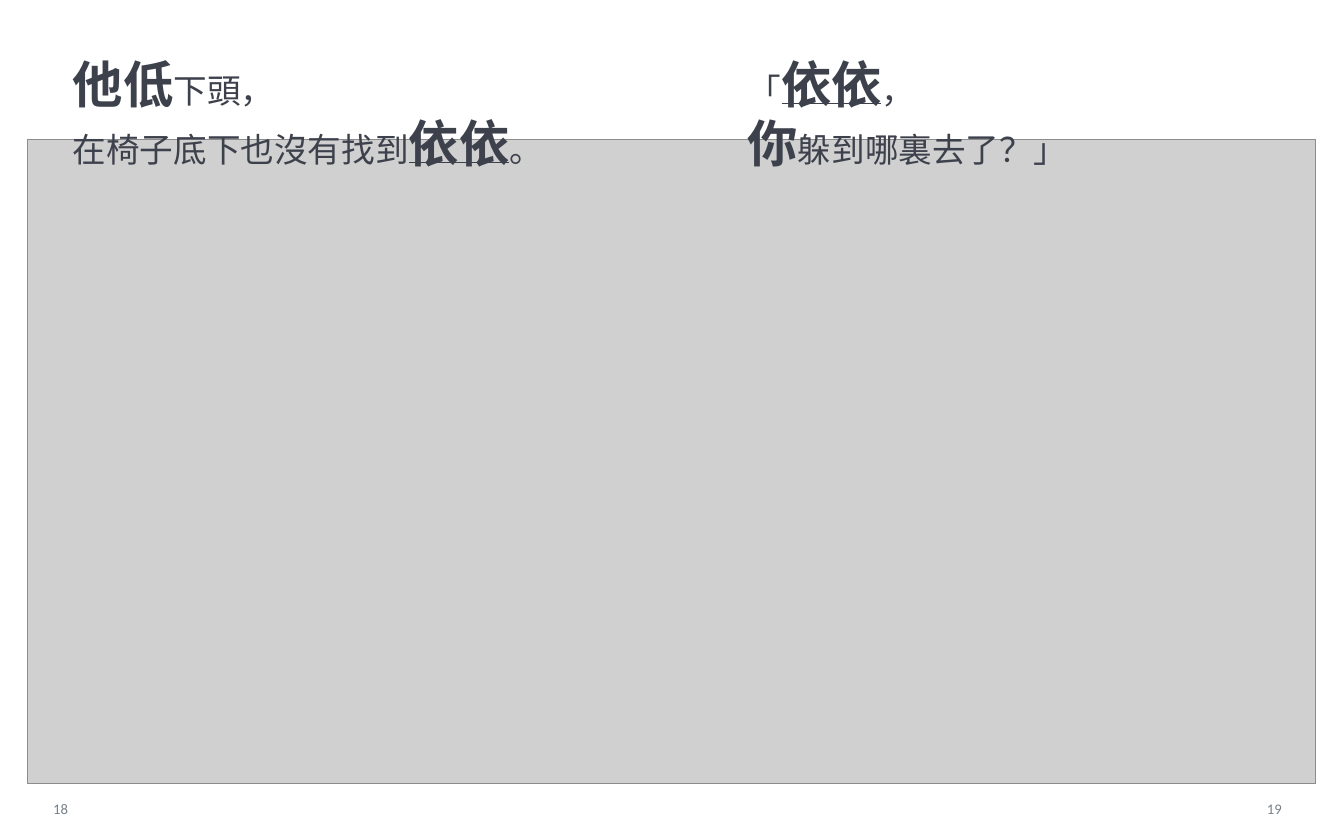
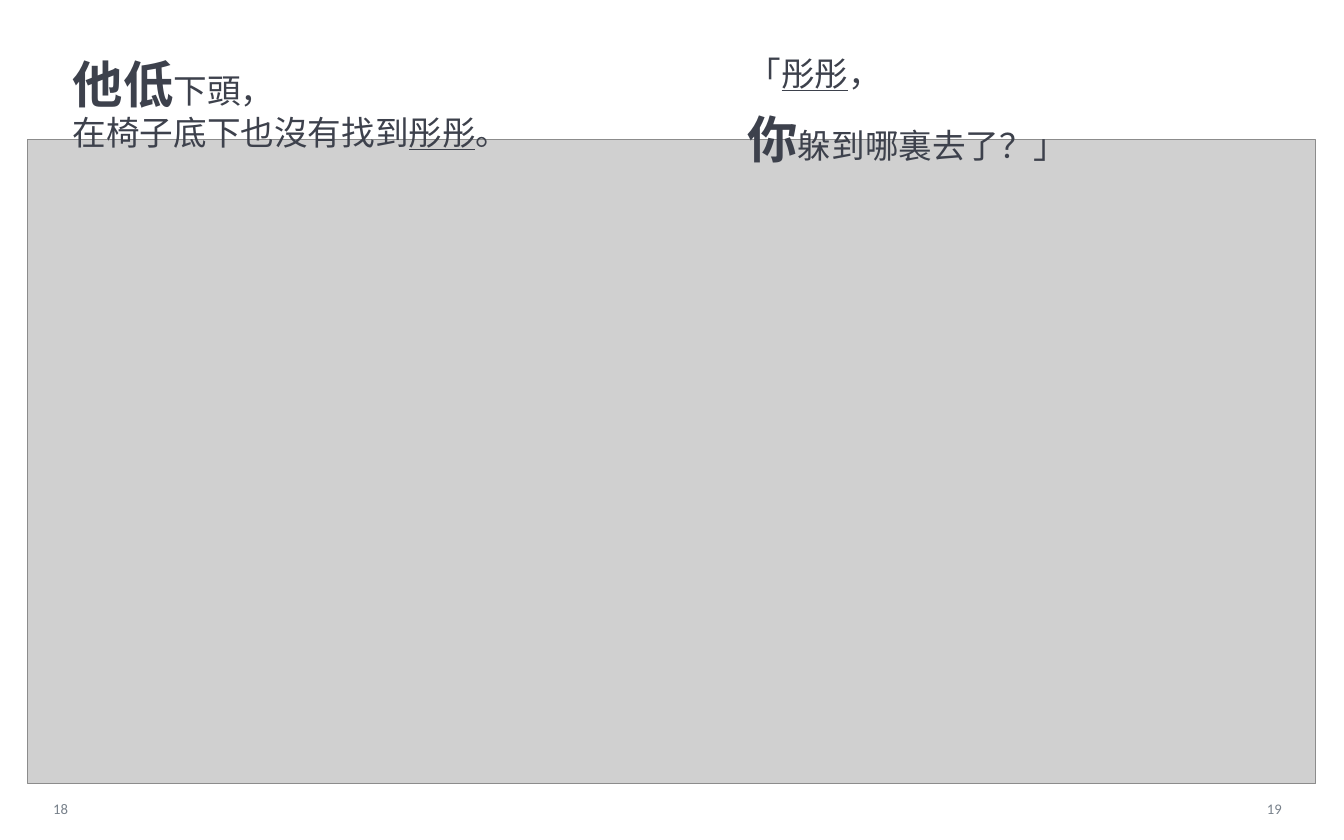
Before and after one commit to angusQAQ/audio-book, a slide deck: slide 11 of books/this-time-you-cant-find-me/exports/這次，你找不到我！_可編輯排版.pptx. Drawn at 1344x840 pixels with LibreOffice and Linux fonts; fonts in the diff are those of the drawing; grey boxes stand for pictures. Boxes give left, top, right and bottom in pixels: in the first picture for what was removed or moved away, otherwise in the second. Text is boxed around its words. In the diff, an @@ line names an element or a change of style, - is before the commit and + after.

```diff
--- a/books/this-time-you-cant-find-me/exports/這次，你找不到我！_可編輯排版.pptx
+++ b/books/this-time-you-cant-find-me/exports/這次，你找不到我！_可編輯排版.pptx
@@ text at bbox=[748, 57, 882, 91]: text changed @@
-「依依，
+「彤彤，
@@ text at bbox=[73, 111, 510, 150]: text changed @@
-在椅子底下也沒有找到依依。
+在椅子底下也沒有找到彤彤。
@@ text "你躲到哪裏去了？」": place and size @@
-text "你躲到哪裏去了？」" at bbox=[748, 111, 1067, 167]
+text "你躲到哪裏去了？」" at bbox=[748, 107, 1067, 163]
@@ line moved from (782, 104) - (881, 104) to (782, 91) - (848, 91) @@
@@ line moved from (409, 162) - (509, 162) to (409, 149) - (476, 149) @@
```
Also in this commit, not shown: 11 other slides changed, 56 other files.
